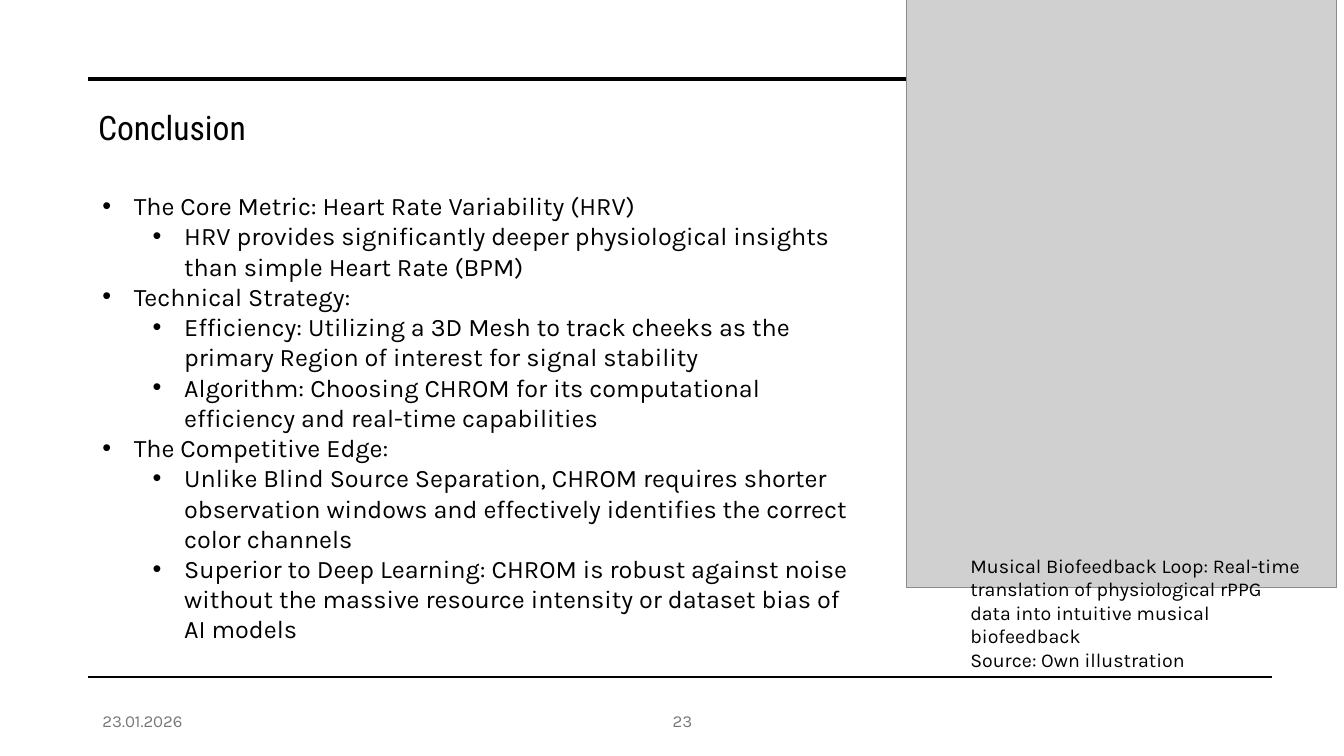
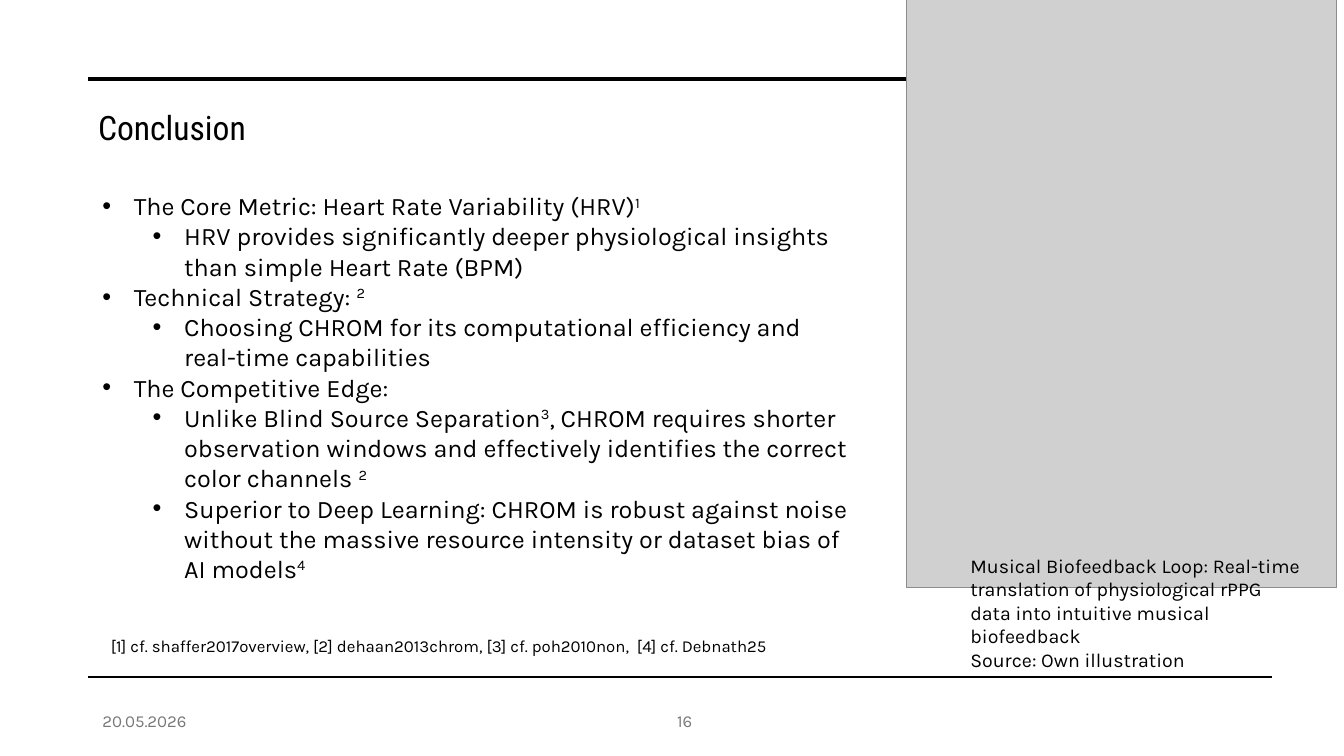
Before and after one commit to fabianprojects/fachseminar2, a slide deck: slide 16 of Vortrag Fachseminar.pptx (slide 23 before the commit). Drawn at 1344x756 pixels with LibreOffice and Linux fonts; fonts in the diff are those of the drawing; grey boxes stand for pictures. Boxes give left, top, right and bottom in pixels: in the first picture for what was removed or moved away, otherwise in the second. Text is boxed around its words. In the diff, an @@ line names an element or a change of style, - is before the commit and + after.

```diff
--- a/Vortrag Fachseminar.pptx
+++ b/Vortrag Fachseminar.pptx
@@ text at <box>134,197,640,221</box>: text changed @@
-• The Core Metric: Heart Rate Variability (HRV)
+• The Core Metric: Heart Rate Variability (HRV)1
@@ text at <box>134,288,801,372</box>: text changed @@
-• Technical Strategy:
-  • Efficiency: Utilizing a 3D Mesh to track cheeks as the primary Region of interest for signal stability
-  • Algorithm: Choosing CHROM for its computational efficiency and real-time capabilities
+• Technical Strategy: 2
+  • Choosing CHROM for its computational efficiency and real-time capabilities
@@ text at <box>184,409,848,578</box>: text changed @@
-  • Unlike Blind Source Separation, CHROM requires shorter observation windows and effectively identifies the correct color channels
-  • Superior to Deep Learning: CHROM is robust against noise without the massive resource intensity or dataset bias of AI models
+  • Unlike Blind Source Separation3, CHROM requires shorter observation windows and effectively identifies the correct color channels 2
+  • Superior to Deep Learning: CHROM is robust against noise without the massive resource intensity or dataset bias of AI models4
@@ text added at <box>111,639,767,656</box>, 12 pt, text #000000 @@
+[1] cf. shaffer2017overview, [2] dehaan2013chrom, [3] cf. poh2010non, [4] cf. Debnath25
@@ text at <box>102,716,186,727</box>: text changed @@
-23.01.2026
+20.05.2026
@@ page number at <box>677,716,692,727</box>: text changed @@
-23
+16
```
Also in this commit, not shown: 21 other slides changed, 8 slides removed, 44 other files.
